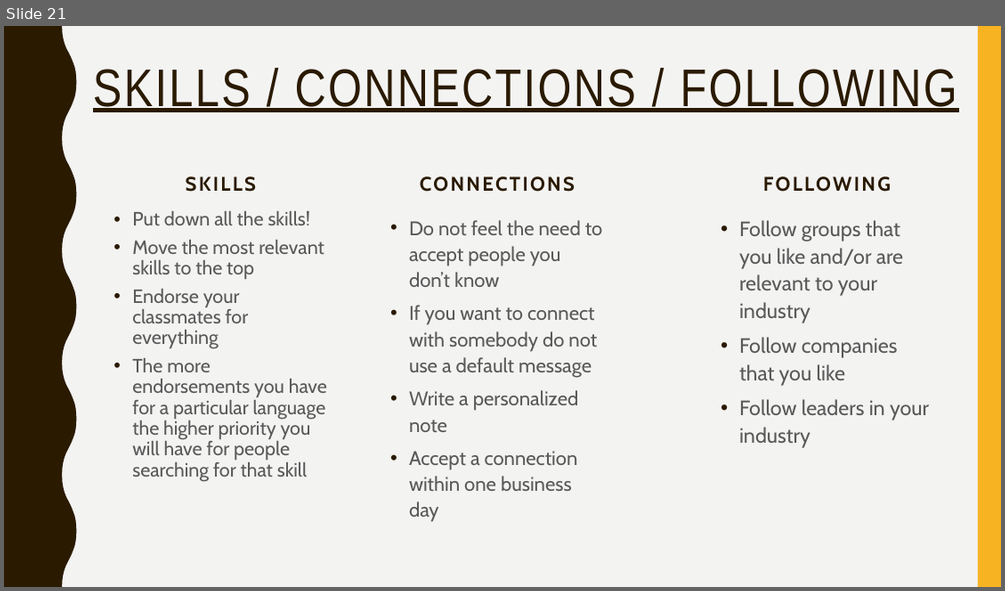
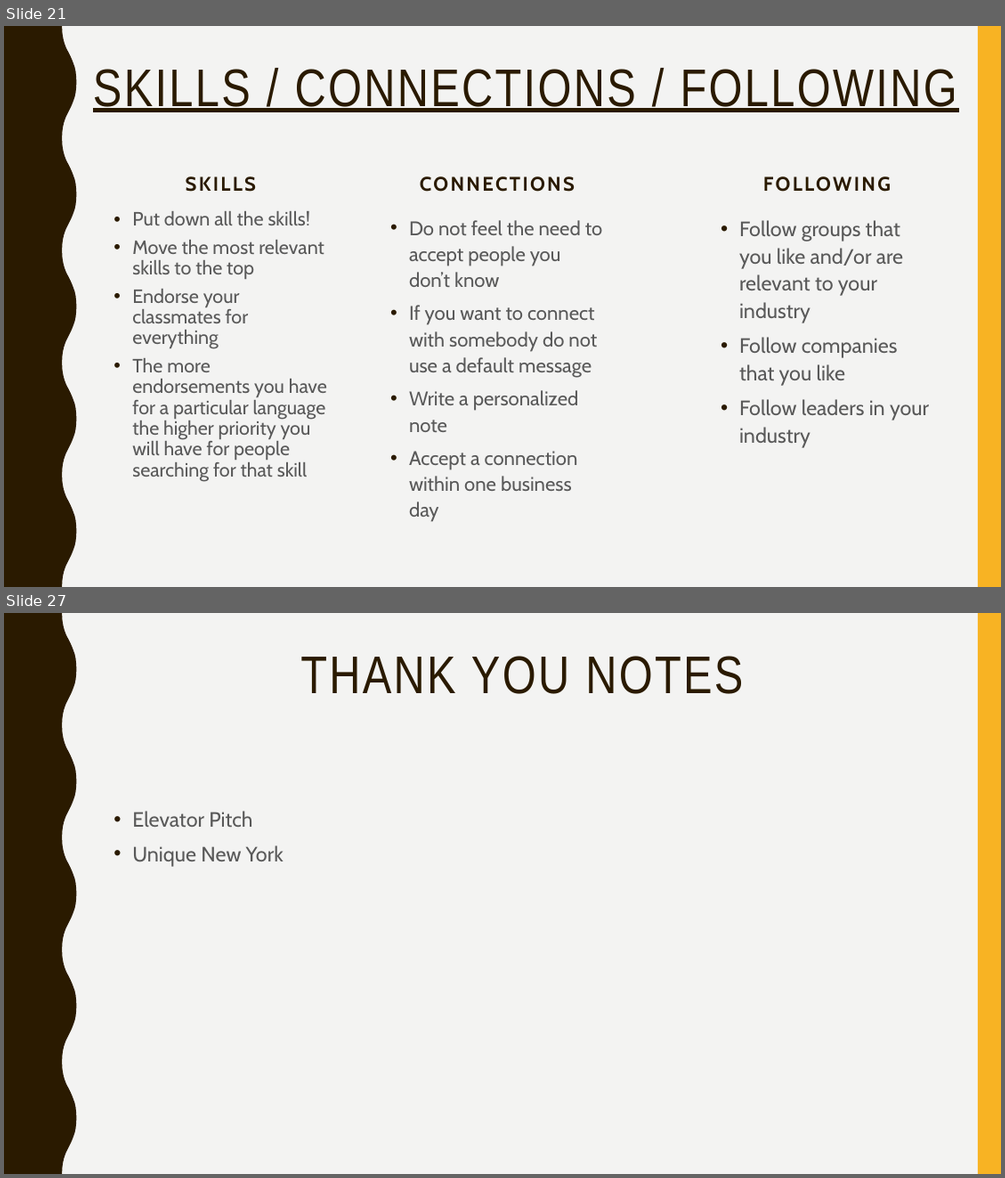
Before and after one commit to lakshmi-intechcode/jng_instr_folder, a slide deck: Job_Stuff/Jng_Job_Prezzie.pptx. Shown one above the other, each under a label of ours: slide 21 before the commit, slides 21 and 27 after it; the slides between them are not shown. The pictures are 1005x591 and 1005x1178 pixels, drawn with LibreOffice and Linux fonts; fonts in the diff are those of the drawing. Boxes give left, top, right and bottom in pixels: in the first picture for what was removed or moved away, otherwise in the second. Text is boxed around its words. In the diff, an @@ line names an element or a change of style, - is before the commit and + after.

```diff
--- a/Job_Stuff/Jng_Job_Prezzie.pptx
+++ b/Job_Stuff/Jng_Job_Prezzie.pptx
@@ slide 27 added at (4,613,1001,1174), background #F3F3F2; not listed: 2 template elements that a slide beside it also shows @@
@@ title added at (300,656,743,694), 51 pt, text #2A1A00 @@
+THANK YOU NOTES
@@ text added at (132,811,283,867), 20 pt, text #595959 @@
+• Elevator Pitch
+• Unique New York
```
Also in this commit, not shown: 5 other slides added.
